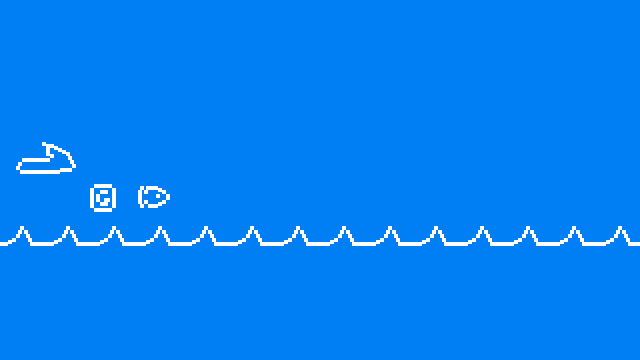
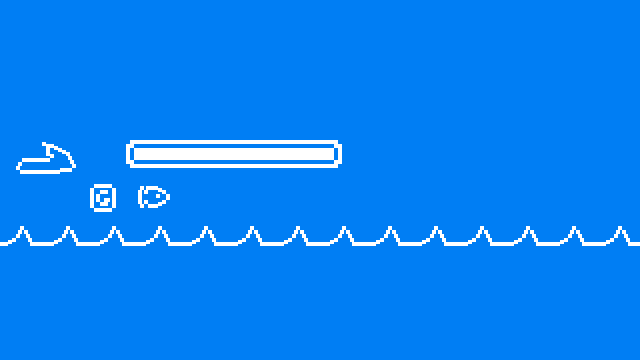
Comparing the layer stacks of the two 640 x 360 images. Changes:
added layer "bar" above "framebar" over [134, 148, 334, 160]
added layer "framebar" above "fish" over [126, 140, 342, 168]
